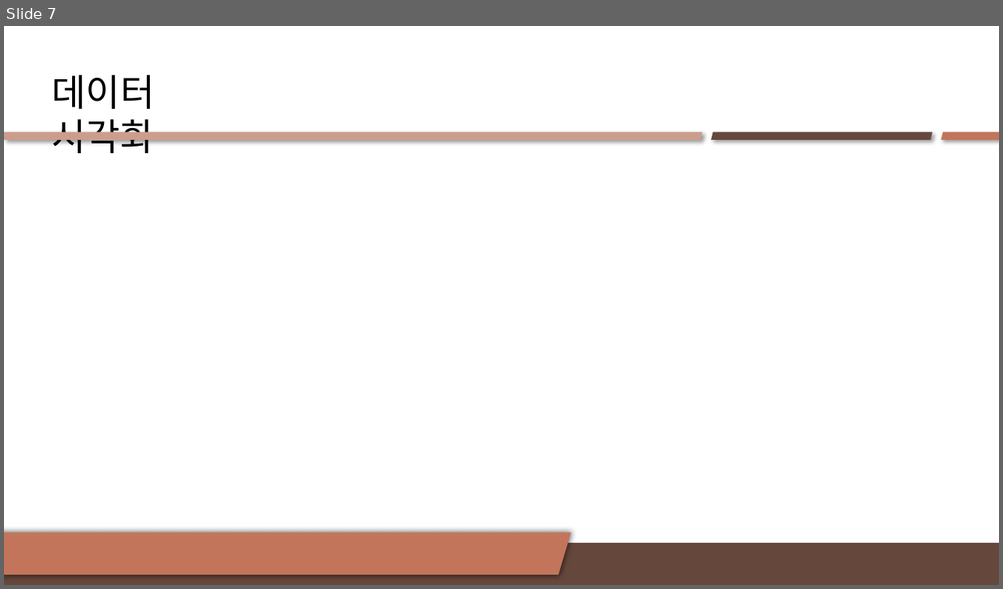
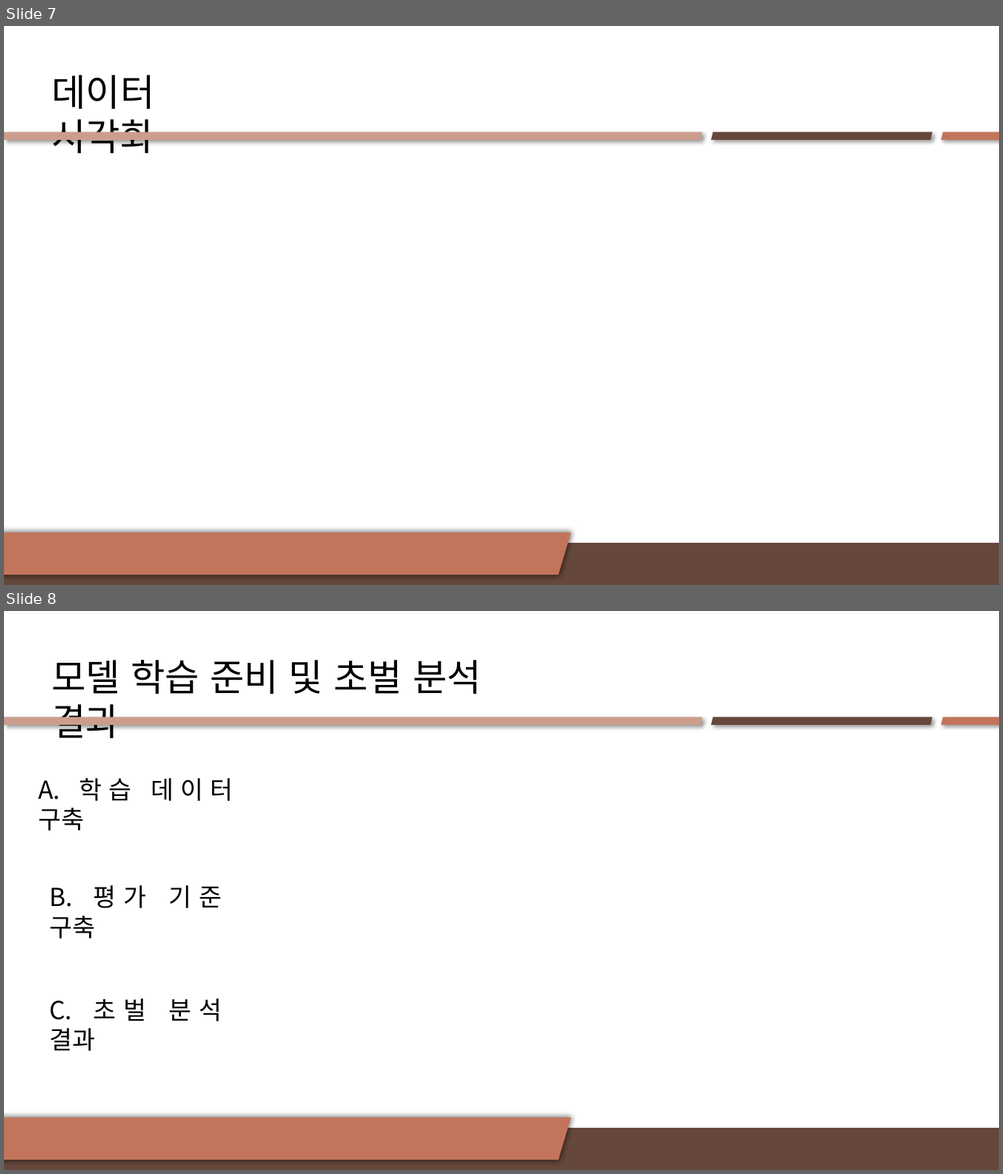
Before and after one commit to yoona3316/Datamining_subway, a slide deck: 프로젝트 중간발표_김민재, 송한결, 정유나.pptx. Shown one above the other, each under a label of ours: slide 7 before the commit, slides 7 and 8 after it. The pictures are 1003x589 and 1003x1174 pixels, drawn with LibreOffice and Linux fonts; fonts in the diff are those of the drawing. Boxes give left, top, right and bottom in pixels: in the first picture for what was removed or moved away, otherwise in the second. Text is boxed around its words. In the diff, an @@ line names an element or a change of style, - is before the commit and + after.

```diff
--- a/프로젝트 중간발표_김민재, 송한결, 정유나.pptx
+++ b/프로젝트 중간발표_김민재, 송한결, 정유나.pptx
@@ slide 8 added at (4, 611, 999, 1170), background #FFFFFF @@
@@ text added at (51, 660, 481, 738), 36 pt, text #000000 @@
+모델 학습 준비 및 초벌 분석 결과
@@ freeform shape added at (4, 717, 703, 724), fill #CC9D8D @@
@@ freeform shape added at (711, 717, 932, 724), fill #66473C @@
@@ freeform shape added at (941, 717, 999, 724), fill #C2755B @@
@@ text added at (38, 778, 233, 831), 24 pt, text #000000 @@
+A. 학습 데이터 구축
@@ text added at (50, 886, 222, 939), 24 pt, text #000000 @@
+B. 평가 기준 구축
@@ text added at (49, 999, 222, 1051), 24 pt, text #000000 @@
+C. 초벌 분석 결과
@@ freeform shape added at (4, 1119, 571, 1161), fill #C2755B @@
@@ rectangle added at (4, 1128, 999, 1170), fill #66473C @@
```
Also in this commit, not shown: 1 slide changed, 1 other slide added, 2 slides removed.
